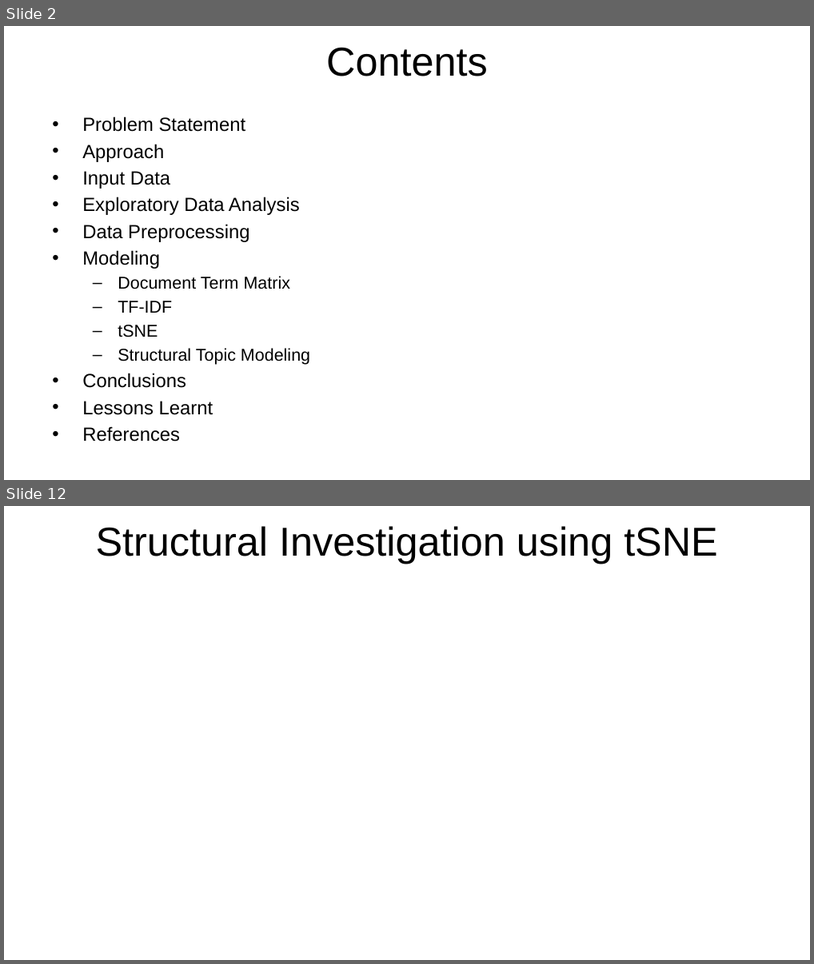
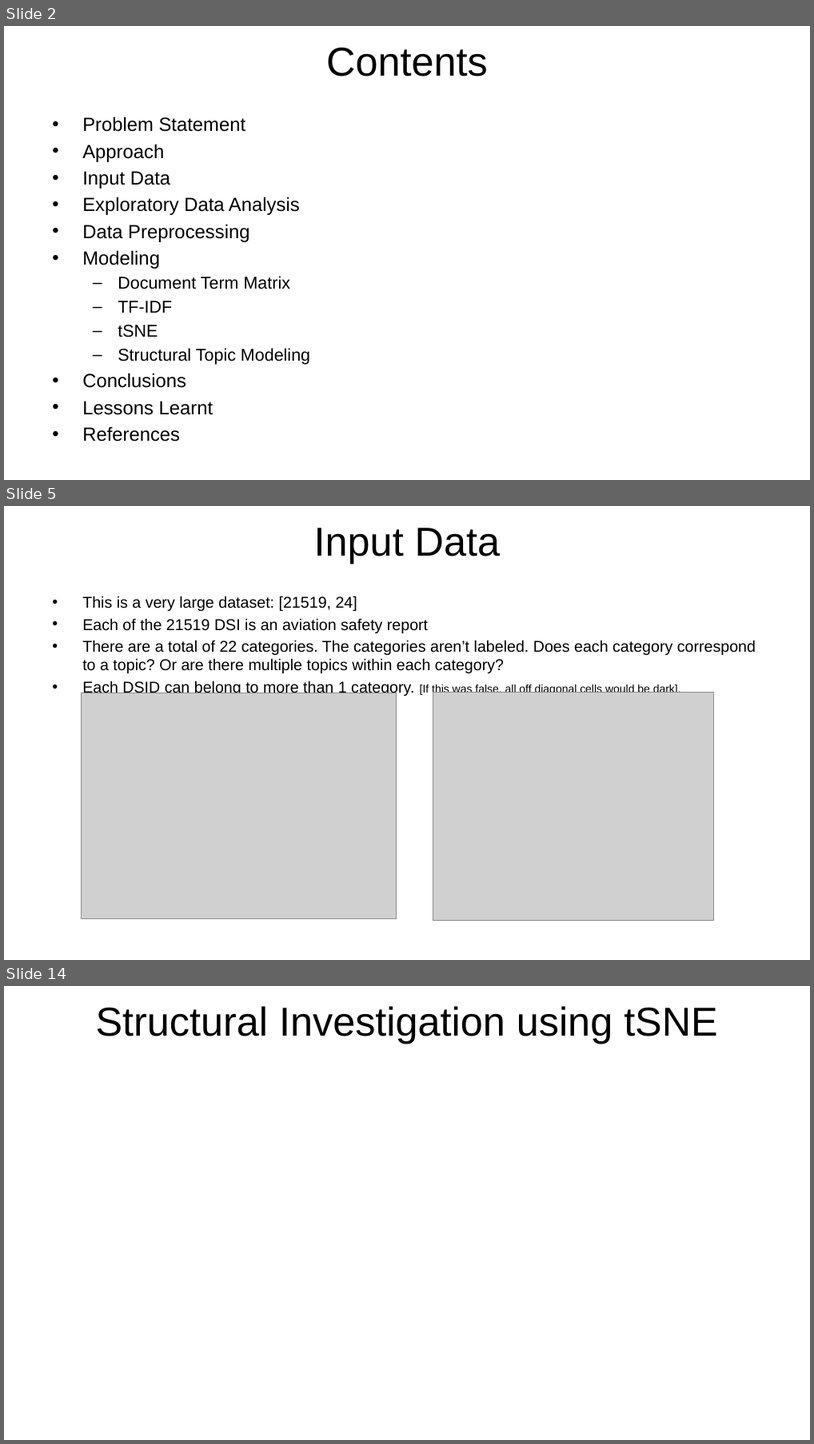
Before and after one commit to rsangole/453_TextAnalysis_FinalProject, a slide deck: reports/Final Report.pptx. Shown one above the other, each under a label of ours: slides 2 and 12 before the commit, slides 2, 5 and 14 after it; the slides between them are not shown. The pictures are 814x964 and 814x1444 pixels, drawn with LibreOffice and Linux fonts; fonts in the diff are those of the drawing; grey boxes stand for pictures; background and template pictures are left out. Boxes give left, top, right and bottom in pixels: in the first picture for what was removed or moved away, otherwise in the second. Text is boxed around its words. In the diff, an @@ line names an element or a change of style, - is before the commit and + after.

Commit message:
Overlap checker feature. tsne topic-number search. More report work.

```diff
--- a/reports/Final Report.pptx
+++ b/reports/Final Report.pptx
@@ slide 5 added at <box>4,506,810,960</box>, background picture (left out) @@
@@ title added at <box>314,528,500,564</box>, 36 pt, text #000000 @@
+Input Data
@@ text added at <box>82,596,756,696</box>, 14 pt, text #000000 @@
+• This is a very large dataset: [21519, 24]
+• Each of the 21519 DSI is an aviation safety report
+• There are a total of 22 categories. The categories aren’t labeled. Does each category correspond to a topic? Or are there multiple topics within each category?
+• Each DSID can belong to more than 1 category. [If this was false, all off diagonal cells would be dark].
@@ picture added at <box>81,693,397,919</box> @@
@@ picture added at <box>433,692,714,920</box> @@
@@ page number added at <box>582,926,770,950</box>, 12 pt, text #FFFFFF @@
+4
@@ what was slide 12 is now slide 14 @@
```
Also in this commit, not shown: 3 slides changed, 9 other slides added, 6 slides removed, 5 other files.
